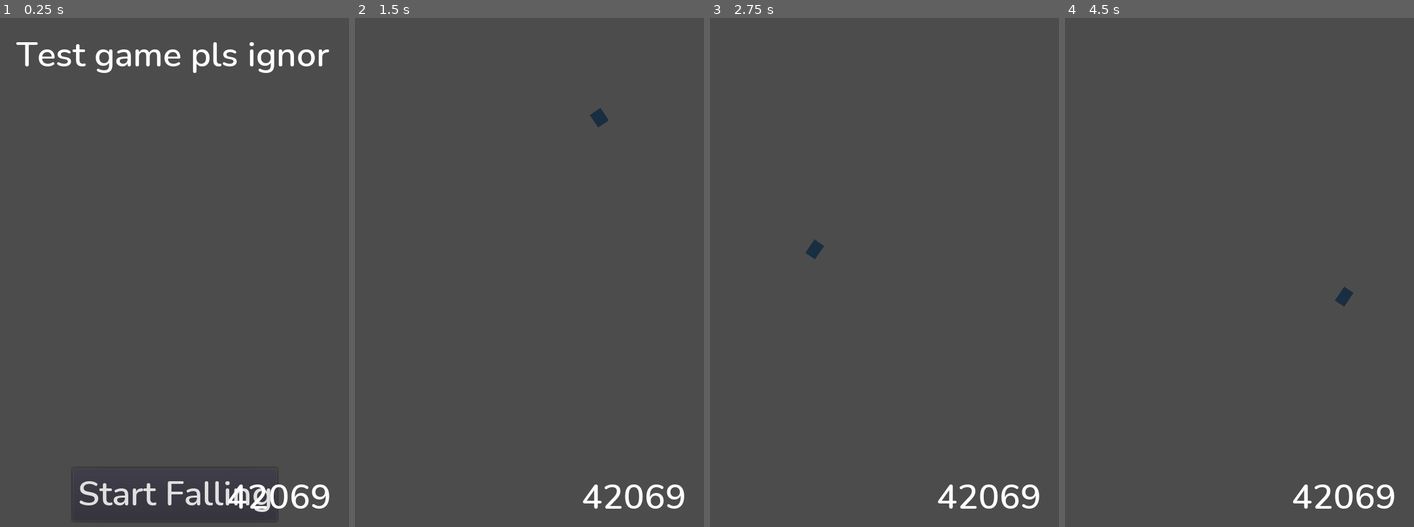
Above: before the commit, frames 1-4 (left to right).
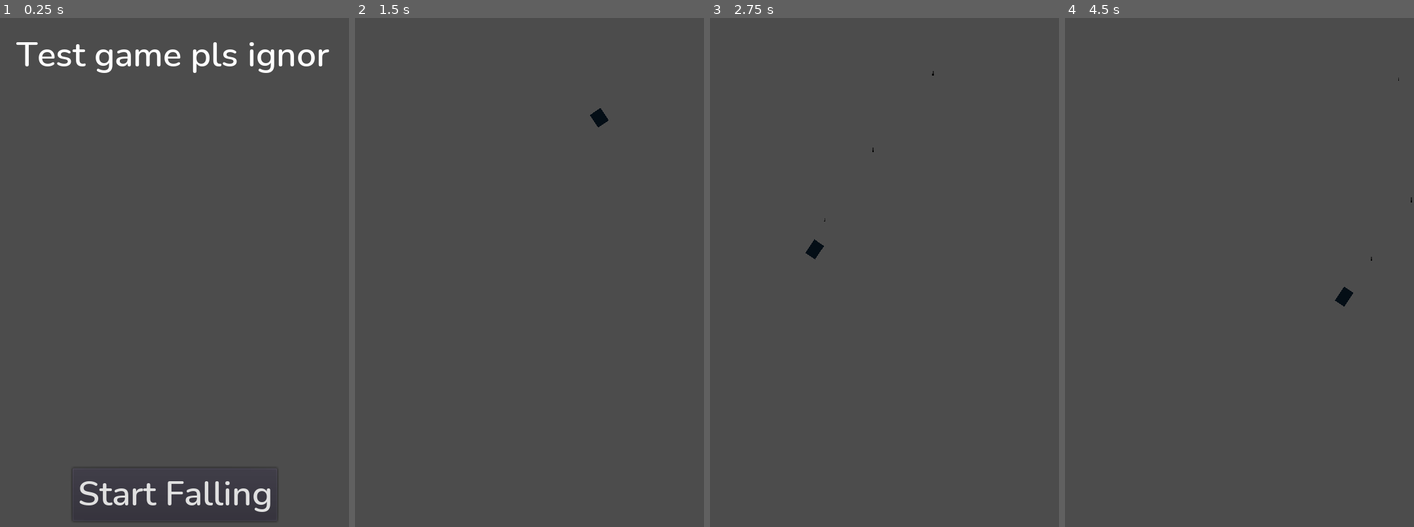
Above: after the commit, the same moments.

Repository: AndrewYHuang/deeper-and-deeper
Game: Godot game, scene res://scenes/Main.tscn
Same seed, same stepped clock (60 frames per second), same inputs: the game is played once before the commit and once after it.
Inputs:
- Up to frame 1 (0.25 s): no input
- Up to frame 2 (1.5 s): click "Start Falling" at 0.5 s; hold Right (ui_right) from 1.28 s (still down)
- Up to frame 3 (2.75 s): release Right (ui_right) at 2.03 s; hold Left (ui_left) from 2.03 s (still down)
- Up to frame 4 (4.5 s): release Left (ui_left) at 2.78 s; hold Right (ui_right) 2.78-4.28 s; hold Left (ui_left) from 4.28 s (still down)

The runs differ from the first frame. In frame 1, 0.6% of the frame differs, in the area x 65-95%, y 91-97%; in frame 2, 0.7%; in frame 3, 0.7%, in the area x 27-95%, y 10-97%; in frame 4, 0.7%.

Commit message:
idk I think I made a menu that doesn't suck maybe?

Diff:
--- a/scenes/Main.tscn
+++ b/scenes/Main.tscn
@@ -40,7 +40,6 @@
 [node name="ObstacleSpawnLocation" type="PathFollow2D" parent="ObstacleSpawnPath"]
 position = Vector2( 0, 600 )
 
-[connection signal="start_game" from="Menu" to="." method="_on_Menu_start_game"]
 [connection signal="start_game" from="Menu" to="." method="new_game"]
 [connection signal="hit" from="Player" to="." method="game_over"]
 [connection signal="timeout" from="StartTimer" to="." method="_on_StartTimer_timeout"]
--- a/scenes/Menu.tscn
+++ b/scenes/Menu.tscn
@@ -1,9 +1,13 @@
-[gd_scene load_steps=4 format=2]
+[gd_scene load_steps=5 format=2]
 
 [ext_resource path="res://fonts/Nunito-SemiBold.ttf" type="DynamicFontData" id=1]
 [ext_resource path="res://scripts/Menu.gd" type="Script" id=2]
 
 [sub_resource type="DynamicFont" id=1]
+size = 40
+font_data = ExtResource( 1 )
+
+[sub_resource type="DynamicFont" id=2]
 size = 40
 font_data = ExtResource( 1 )
 
@@ -26,6 +30,20 @@
 "_edit_use_anchors_": false
 }
 
+[node name="Score" type="Label" parent="."]
+anchor_left = 0.5
+anchor_top = 0.5
+anchor_right = 0.5
+anchor_bottom = 0.5
+grow_horizontal = 2
+grow_vertical = 2
+custom_fonts/font = SubResource( 2 )
+text = "Your score was ass"
+align = 1
+__meta__ = {
+"_edit_use_anchors_": false
+}
+
 [node name="StartButton" type="Button" parent="."]
 anchor_left = 0.5
 anchor_top = 1.0
--- a/scenes/Obstacle.tscn
+++ b/scenes/Obstacle.tscn
@@ -2,9 +2,8 @@
 
 [ext_resource path="res://scripts/Obstacle.gd" type="Script" id=1]
 
-[sub_resource type="CapsuleShape2D" id=1]
-radius = 7.99999
-height = 240.0
+[sub_resource type="RectangleShape2D" id=1]
+extents = Vector2( 7.99954, 128 )
 
 [node name="Obstacle" type="KinematicBody2D" groups=[
 "obstacles",
--- a/scenes/Player.tscn
+++ b/scenes/Player.tscn
@@ -1,16 +1,65 @@
-[gd_scene load_steps=3 format=2]
+[gd_scene load_steps=10 format=2]
 
 [ext_resource path="res://scripts/Player.gd" type="Script" id=1]
 
-[sub_resource type="RectangleShape2D" id=1]
+[sub_resource type="Gradient" id=2]
+offsets = PoolRealArray( 0 )
+colors = PoolColorArray( 0, 0, 0, 1 )
+
+[sub_resource type="GradientTexture" id=5]
+gradient = SubResource( 2 )
+
+[sub_resource type="Curve" id=6]
+_data = [ Vector2( 0.00440529, 0.518182 ), 0.0, 2.06364, 0, 0, Vector2( 0.709251, 0.627273 ), -1.95502, -1.95502, 0, 0, Vector2( 1, 0 ), 0.0, 0.0, 0, 0 ]
+
+[sub_resource type="CurveTexture" id=7]
+curve = SubResource( 6 )
+
+[sub_resource type="ParticlesMaterial" id=4]
+emission_shape = 2
+emission_box_extents = Vector3( 8, 1, 1 )
+flag_disable_z = true
+direction = Vector3( 0, -1, 0 )
+spread = 3.8
+gravity = Vector3( 0, 0, 0 )
+initial_velocity = 80.0
+orbit_velocity = 0.0
+orbit_velocity_random = 0.0
+angle = 90.0
+angle_random = 0.1
+scale = 2.0
+scale_curve = SubResource( 7 )
+color_ramp = SubResource( 5 )
+
+[sub_resource type="Gradient" id=8]
+offsets = PoolRealArray( 0, 0 )
+colors = PoolColorArray( 0, 0, 0, 1, 1, 1, 1, 0.54902 )
+
+[sub_resource type="GradientTexture" id=3]
+gradient = SubResource( 8 )
+width = 3
+
+[sub_resource type="RectangleShape2D" id=9]
 extents = Vector2( 8, 8 )
 
 [node name="Player" type="KinematicBody2D"]
 script = ExtResource( 1 )
 
+[node name="Trail" type="Particles2D" parent="."]
+position = Vector2( 0, -8 )
+amount = 4
+lifetime = 4.0
+speed_scale = 6.0
+explosiveness = 0.22
+randomness = 0.41
+visibility_rect = Rect2( 0, -100, 200, 200 )
+local_coords = false
+process_material = SubResource( 4 )
+texture = SubResource( 3 )
+
 [node name="Polygon2D" type="Polygon2D" parent="."]
-color = Color( 0.101961, 0.184314, 0.258824, 1 )
+color = Color( 0.0196078, 0.0588235, 0.0901961, 1 )
 polygon = PoolVector2Array( -8, -8, 8, -8, 8, 8, -8, 8 )
 
 [node name="Hitbox" type="CollisionShape2D" parent="."]
-shape = SubResource( 1 )
+shape = SubResource( 9 )
--- a/scripts/HUD.gd
+++ b/scripts/HUD.gd
@@ -8,6 +8,7 @@
 
 # Called when the node enters the scene tree for the first time.
 func _ready():
+  $Score.hide()
   pass # Replace with function body.
 
 
@@ -16,4 +17,8 @@
 #  pass
 
 func update_score(score):
+  $Score.show()
   $Score.text = str(score)
+
+func show_game_over():
+  $Score.hide()
--- a/scripts/Main.gd
+++ b/scripts/Main.gd
@@ -40,4 +40,5 @@
   $ObstacleTimer.stop()
   get_tree().call_group("obstacles", "stop")
   print_debug("GAME OVER")
-  $Menu.show_game_over()
+  $HUD.show_game_over()
+  $Menu.show_game_over(score)
--- a/scripts/Menu.gd
+++ b/scripts/Menu.gd
@@ -9,7 +9,7 @@
 
 # Called when the node enters the scene tree for the first time.
 func _ready():
-  pass # Replace with function body.
+  $Score.hide()
 
 
 # Called every frame. 'delta' is the elapsed time since the previous frame.
@@ -19,8 +19,11 @@
 func _on_StartButton_pressed():
   $StartButton.hide()
   $Title.hide()
+  $Score.hide()
   emit_signal("start_game")
 
-func show_game_over():
+func show_game_over(score):
   $Title.show()
+  $Score.show()
+  $Score.text = str("You scored: ", score)
   $StartButton.show()
--- a/scripts/Player.gd
+++ b/scripts/Player.gd
@@ -26,9 +26,11 @@
   target_y_position = screen_size.y * target_height_ratio
 
 func _process(delta):
+  var direction = _direction_from_input()
+  var ratio_to_target_height = (position.y / target_y_position)
+  _set_trail(ratio_to_target_height)
+
   if movement_enabled:
-    var direction = _direction_from_input()
-    var ratio_to_target_height = (position.y / target_y_position)
     _squash_and_stretch_and_rotate(direction, ratio_to_target_height, delta)
 
 func _physics_process(delta):
@@ -58,8 +60,14 @@
   visual_rotation = lerp(visual_rotation, tanh(-direction) * PI/4, rotation_rate * delta)
   var scale = Vector2(1 - squishinees * ratio_to_target_height, 1 + squishinees * ratio_to_target_height)
 
-  self.rotation = visual_rotation
-  self.scale = scale
+  $Polygon2D.rotation = visual_rotation
+  $Polygon2D.scale = scale
+  $Hitbox.rotation = visual_rotation
+  $Hitbox.scale = scale
+
+func _set_trail(ratio_to_target_height):
+  $Trail.emitting = ratio_to_target_height > 0.4 && movement_enabled
+
 
 func hit():
   emit_signal("hit")
Not shown, changed: export_presets.cfg
Not shown, changed: .gitignore
